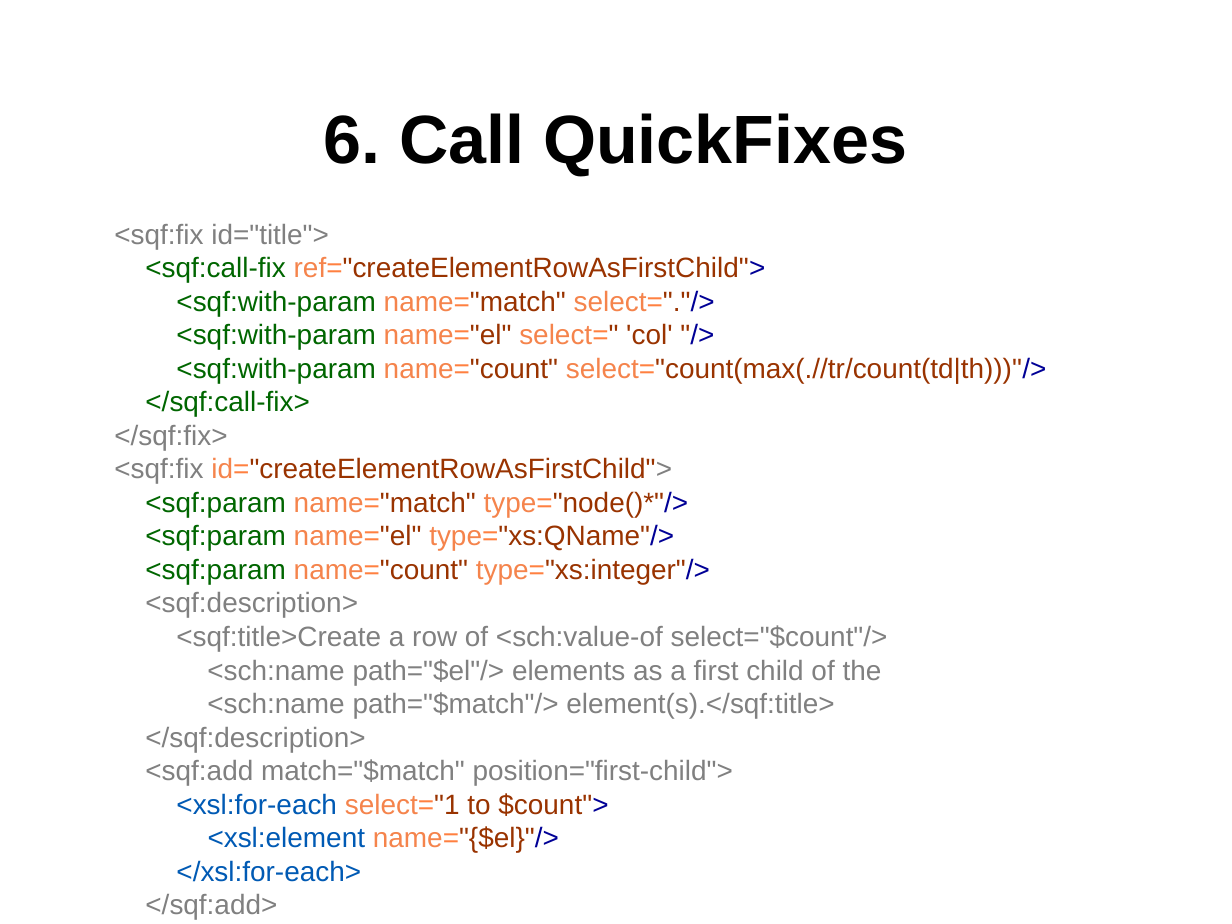
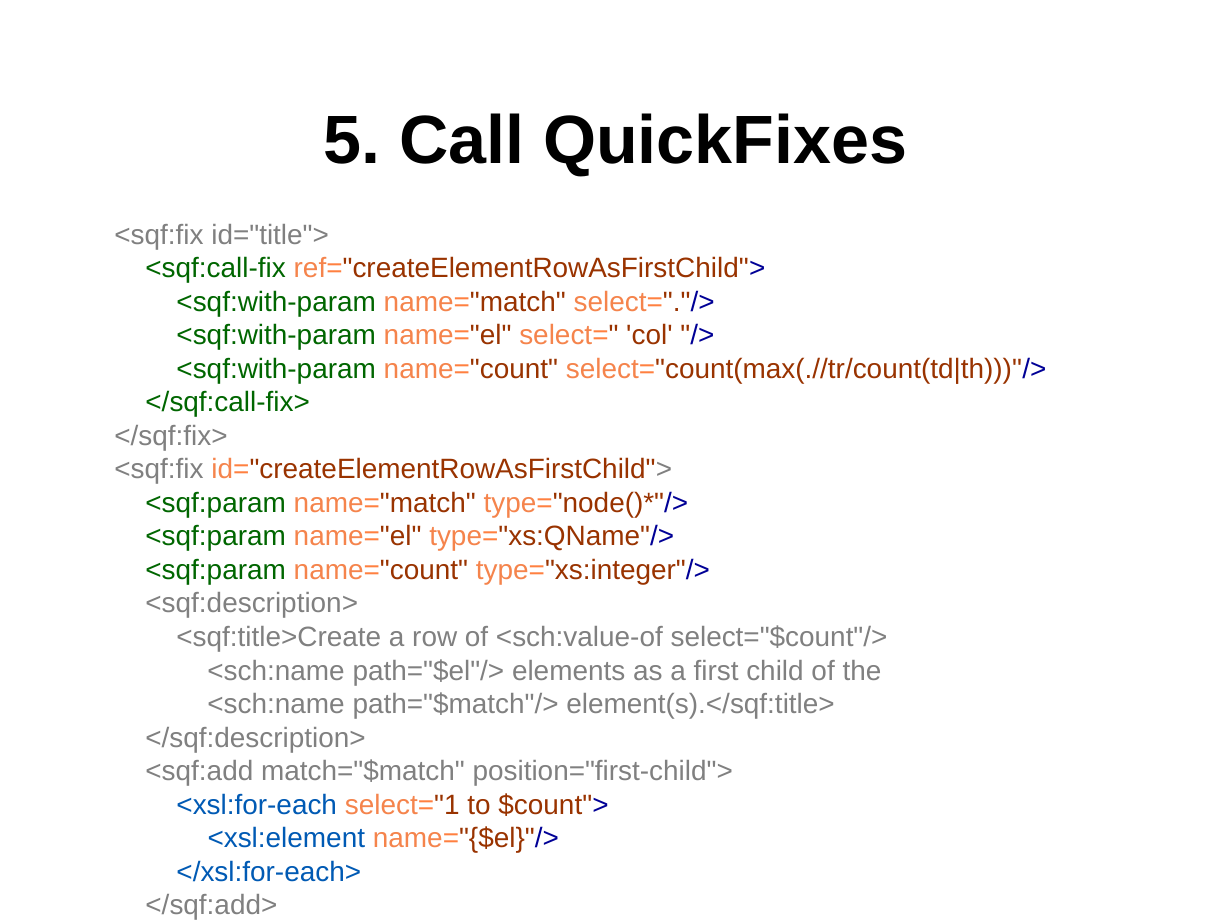
Before and after one commit to octavianN/Schematron-QuickFix-Language-Presentation, a slide deck: slide 33 of Final/SQF.odp (slide 37 before the commit). Drawn at 1232x924 pixels with LibreOffice and Linux fonts; fonts in the diff are those of the drawing; background and template pictures are left out. Boxes give left, top, right and bottom in pixels: in the first picture for what was removed or moved away, otherwise in the second. Text is boxed around its words. In the diff, an @@ line names an element or a change of style, - is before the commit and + after.

```diff
--- a/Final/SQF.odp
+++ b/Final/SQF.odp
@@ title at <box>323,113,907,175</box>: text changed @@
-6. Call QuickFixes
+5. Call QuickFixes
```
Also in this commit, not shown: 10 other slides changed, 4 slides removed.
